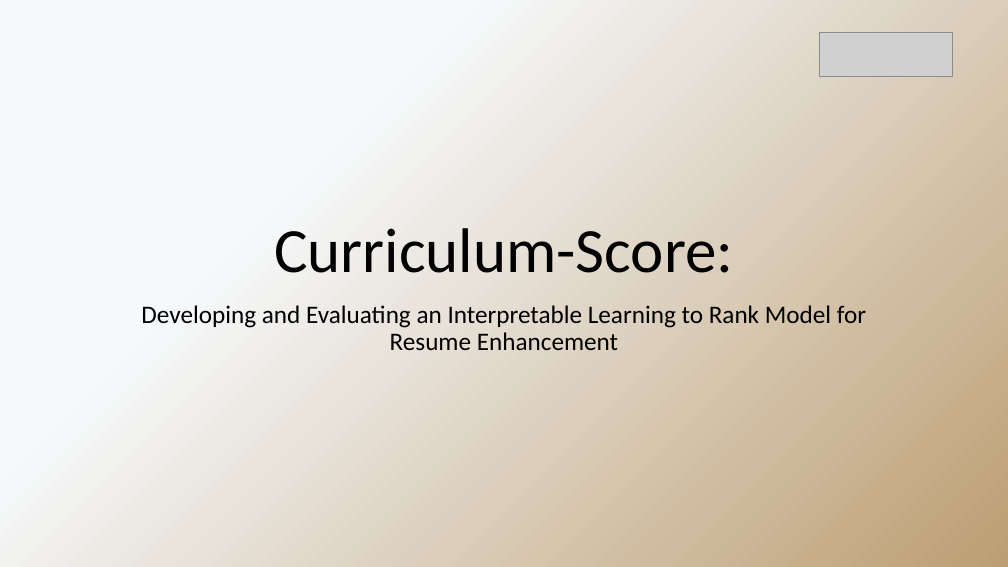
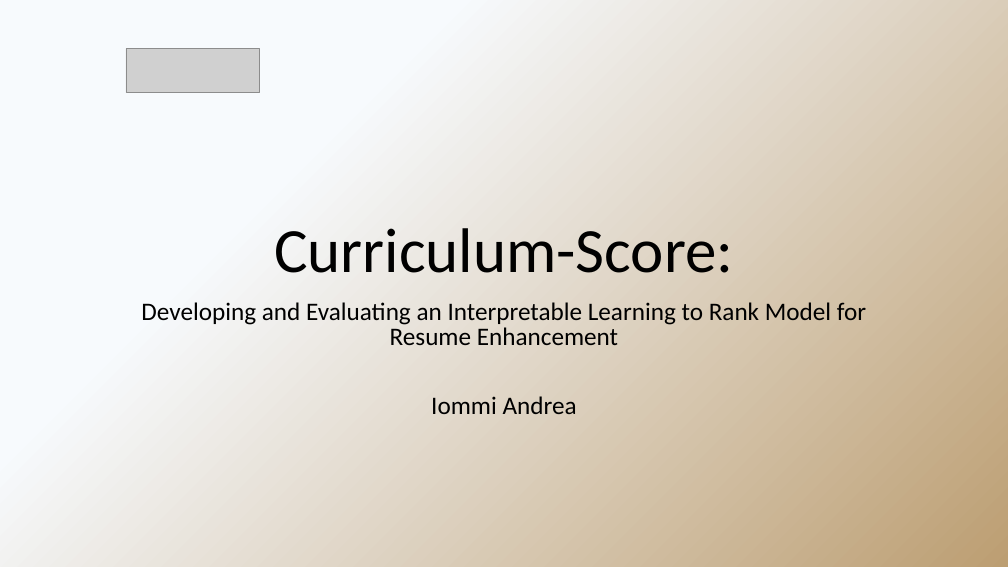
Before and after one commit to jacons/Interpretable-by-design-Human-Recommender, a slide deck: slide 1 of raw_source/Seminar1.pptx. Drawn at 1008x567 pixels with LibreOffice and Linux fonts; fonts in the diff are those of the drawing; grey boxes stand for pictures. Boxes give left, top, right and bottom in pixels: in the first picture for what was removed or moved away, otherwise in the second. Text is boxed around its words. In the diff, an @@ line names an element or a change of style, - is before the commit and + after.

```diff
--- a/raw_source/Seminar1.pptx
+++ b/raw_source/Seminar1.pptx
@@ picture: place and size @@
-picture at (820,33,953,76)
+picture at (126,48,259,92)
@@ subtitle at (141,302,866,345): line spacing 0.9 to 0.8 @@
@@ subtitle at (431,396,577,414): paragraph added @@
+Iommi Andrea
```
Also in this commit, not shown: 5 other slides changed, 1 slide added, 1 slide removed, 4 other files.
